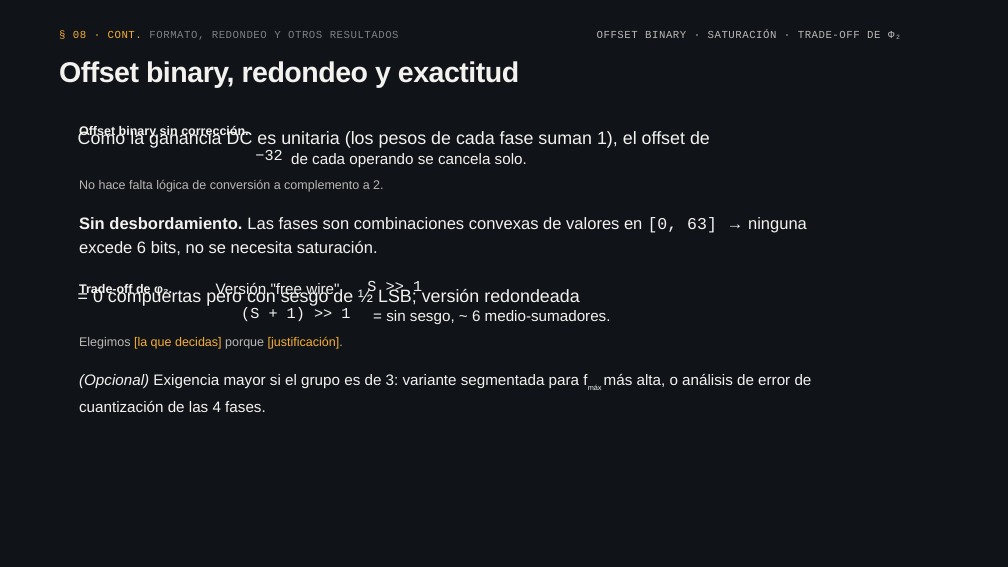
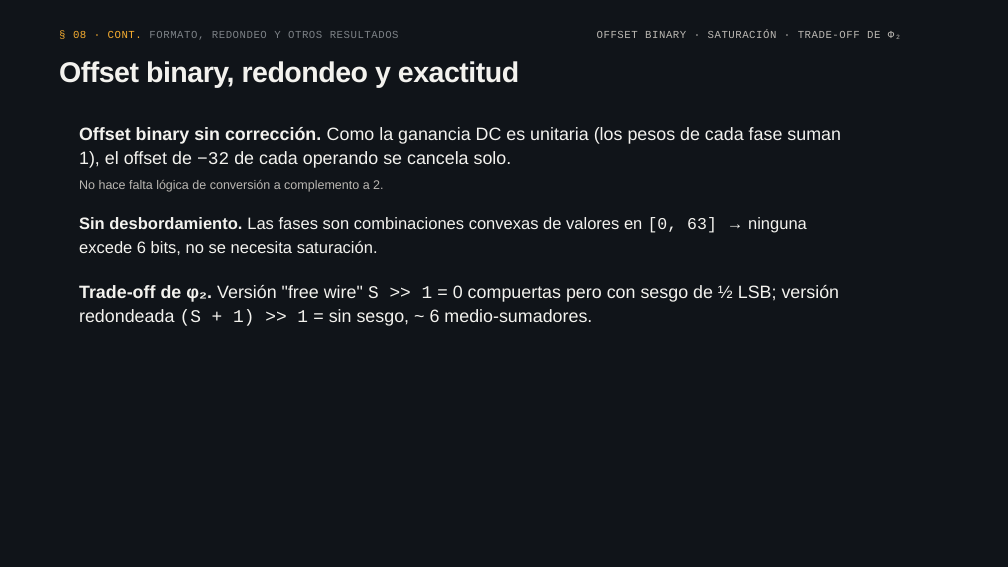
Before and after one commit to Mateodlcc/ICD, a slide deck: slide 14 of Digital/Presentacion.pptx. Drawn at 1008x567 pixels with LibreOffice and Linux fonts; fonts in the diff are those of the drawing. Boxes give left, top, right and bottom in pixels: in the first picture for what was removed or moved away, otherwise in the second. Text is boxed around its words. In the diff, an @@ line names an element or a change of style, - is before the commit and + after.

Commit message:
update

```diff
--- a/Digital/Presentacion.pptx
+++ b/Digital/Presentacion.pptx
@@ text at (79, 127, 841, 168): text changed @@
-Como la ganancia DC es unitaria (los pesos de cada fase suman 1), el offset de
+Offset binary sin corrección. Como la ganancia DC es unitaria (los pesos de cada fase suman 1), el offset de −32 de cada operando se cancela solo.
@@ text removed at (79, 125, 248, 138) @@
-Offset binary sin corrección.
@@ text removed at (255, 150, 282, 160) @@
-−32
@@ text removed at (291, 153, 527, 167) @@
-de cada operando se cancela solo.
@@ text at (79, 285, 840, 326): text changed @@
-= 0 compuertas pero con sesgo de ½ LSB; versión redondeada
+Trade-off de φ₂. Versión "free wire" S >> 1 = 0 compuertas pero con sesgo de ½ LSB; versión redondeada (S + 1) >> 1 = sin sesgo, ~ 6 medio-sumadores.
@@ text removed at (79, 283, 172, 296) @@
-Trade-off de φ₂.
@@ text removed at (216, 283, 339, 298) @@
-Versión "free wire"
@@ text removed at (367, 281, 422, 296) @@
-S >> 1
@@ text removed at (241, 307, 350, 321) @@
-(S + 1) >> 1
@@ text removed at (386, 310, 611, 324) @@
-= sin sesgo, ~ 6 medio-sumadores.
@@ text removed at (79, 337, 343, 349) @@
-Elegimos [la que decidas] porque [justificación].
@@ text removed at (79, 373, 812, 412) @@
-(Opcional) Exigencia mayor si el grupo es de 3: variante segmentada para fmáx más alta, o análisis de error de cuantización de las 4 fases.
```
Also in this commit, not shown: 2 other slides changed.
